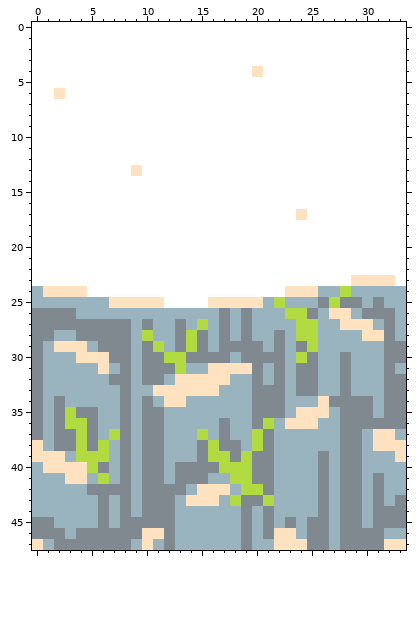
File history of a pixel-art sprite, Tiles/SandOnCliff.png. The picture above was drawn from the file before the commit.
The file is 34x48 pixels.
The same view after the edit:
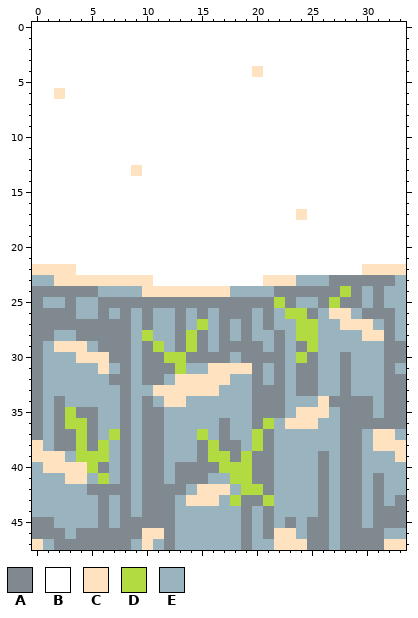
Palette (. is transparent): A #7f898f  B #ffffff  C #ffe2c0  D #b2db41  E #99b3bf
The exact change:
y 22: x 0..3 BBBB -> CCCC; x 30..33 BBBB -> CCCC
y 23: x 0..10 BBBBBBBBBBB -> EECCCCCCCCC; x 21..33 BBBBBBBBCCCCB -> CCCEEEAAAAAAE
y 24: x 0..27 ECCCCBBBBBBBBBBBBBBBBBBCCCEE -> AAAAAAEEEECCCCCCCCEEEEAAAAAA; x 29 E -> A; x 31 E -> A
y 25: x 0 E -> A; x 3 E -> A; x 6..21 ECCCCCBBBBCCCCCE -> AAAAAAAAAAAAAAAA; x 23 E -> A
y 26: x 6 E -> A; x 8 E -> A; x 10 E -> A; x 13 E -> A; x 15 E -> A; x 18 E -> A; x 21 E -> A
y 27: x 21 E -> A
Pixel boxes of the changes (left, top, right, bottom) in both pictures:
changed: (32, 264, 406, 330)
